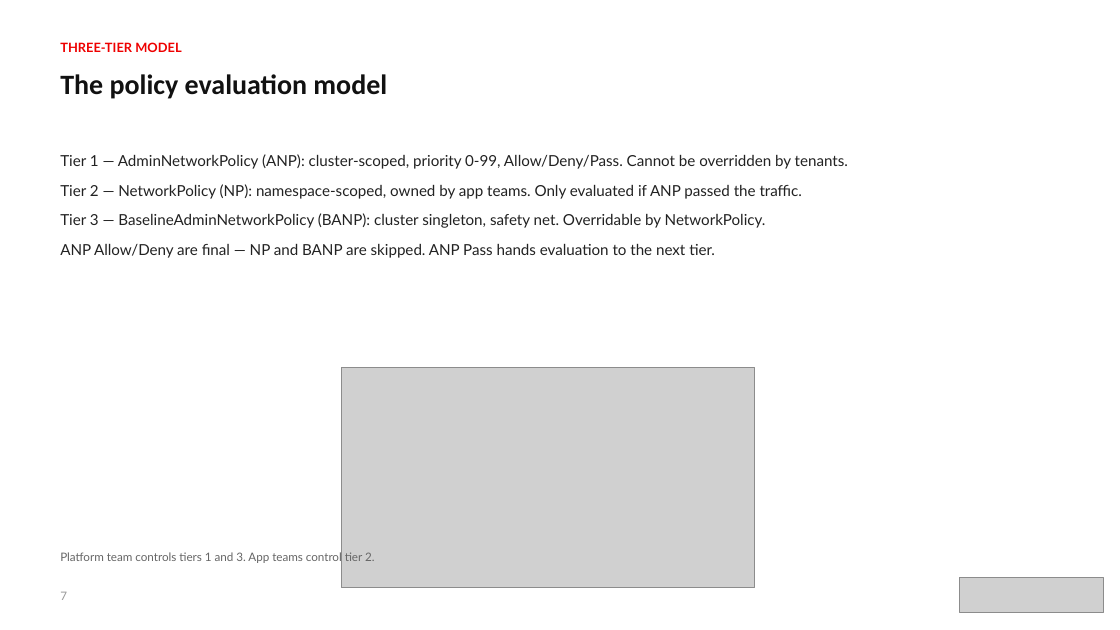
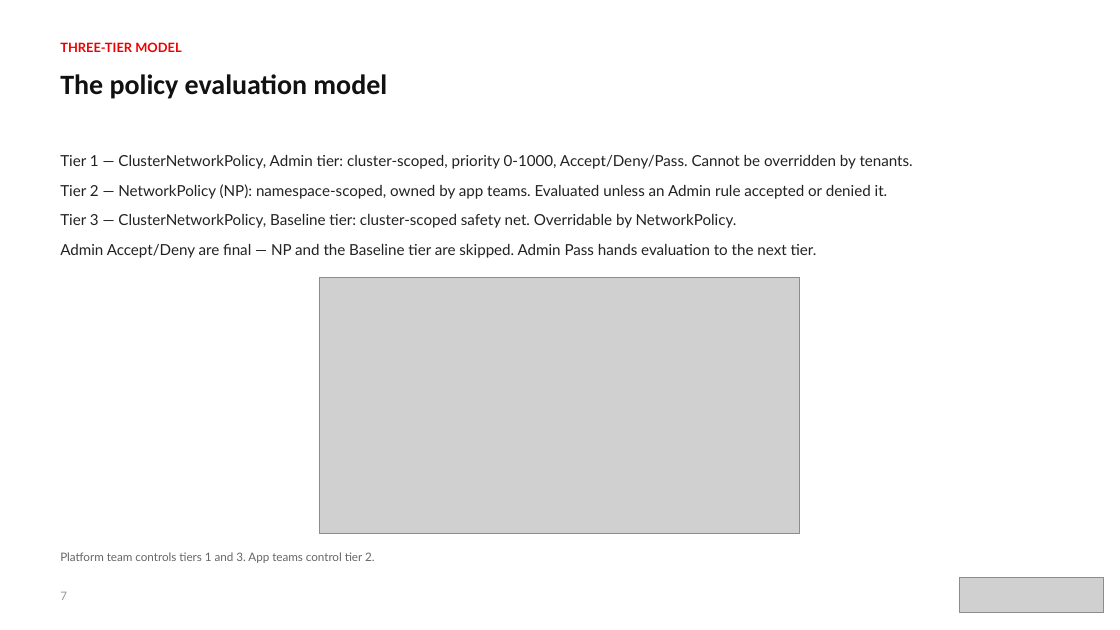
Before and after one commit to patterncatalyst/cloud-native-design-patterns, a slide deck: slide 7 of lgtm-presentation/Network-Policy-Process-Advisory.pptx. Drawn at 1120x630 pixels with LibreOffice and Linux fonts; fonts in the diff are those of the drawing; grey boxes stand for pictures. Boxes give left, top, right and bottom in pixels: in the first picture for what was removed or moved away, otherwise in the second. Text is boxed around its words. In the diff, an @@ line names an element or a change of style, - is before the commit and + after.

Commit message:
docs(deck): rework the network policy advisory to upstream Kubernetes and open source (S12)

```diff
--- a/lgtm-presentation/Network-Policy-Process-Advisory.pptx
+++ b/lgtm-presentation/Network-Policy-Process-Advisory.pptx
@@ text at (60,155,913,258): text changed @@
-Tier 1 — AdminNetworkPolicy (ANP): cluster-scoped, priority 0-99, Allow/Deny/Pass. Cannot be overridden by tenants.
-Tier 2 — NetworkPolicy (NP): namespace-scoped, owned by app teams. Only evaluated if ANP passed the traffic.
-Tier 3 — BaselineAdminNetworkPolicy (BANP): cluster singleton, safety net. Overridable by NetworkPolicy.
-ANP Allow/Deny are final — NP and BANP are skipped. ANP Pass hands evaluation to the next tier.
+Tier 1 — ClusterNetworkPolicy, Admin tier: cluster-scoped, priority 0-1000, Accept/Deny/Pass. Cannot be overridden by tenants.
+Tier 2 — NetworkPolicy (NP): namespace-scoped, owned by app teams. Evaluated unless an Admin rule accepted or denied it.
+Tier 3 — ClusterNetworkPolicy, Baseline tier: cluster-scoped safety net. Overridable by NetworkPolicy.
+Admin Accept/Deny are final — NP and the Baseline tier are skipped. Admin Pass hands evaluation to the next tier.
@@ picture: place and size @@
-picture at (341,367,755,587)
+picture at (320,277,801,534)
```
Also in this commit, not shown: 19 other slides changed, 6 other files.
